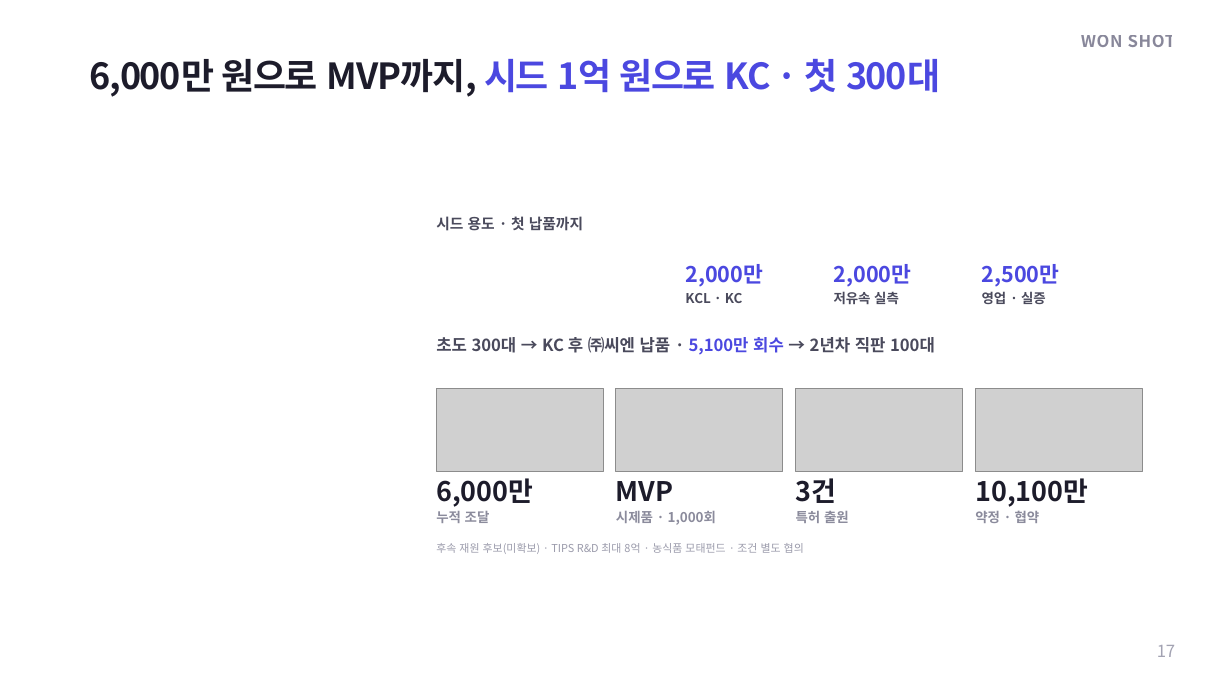
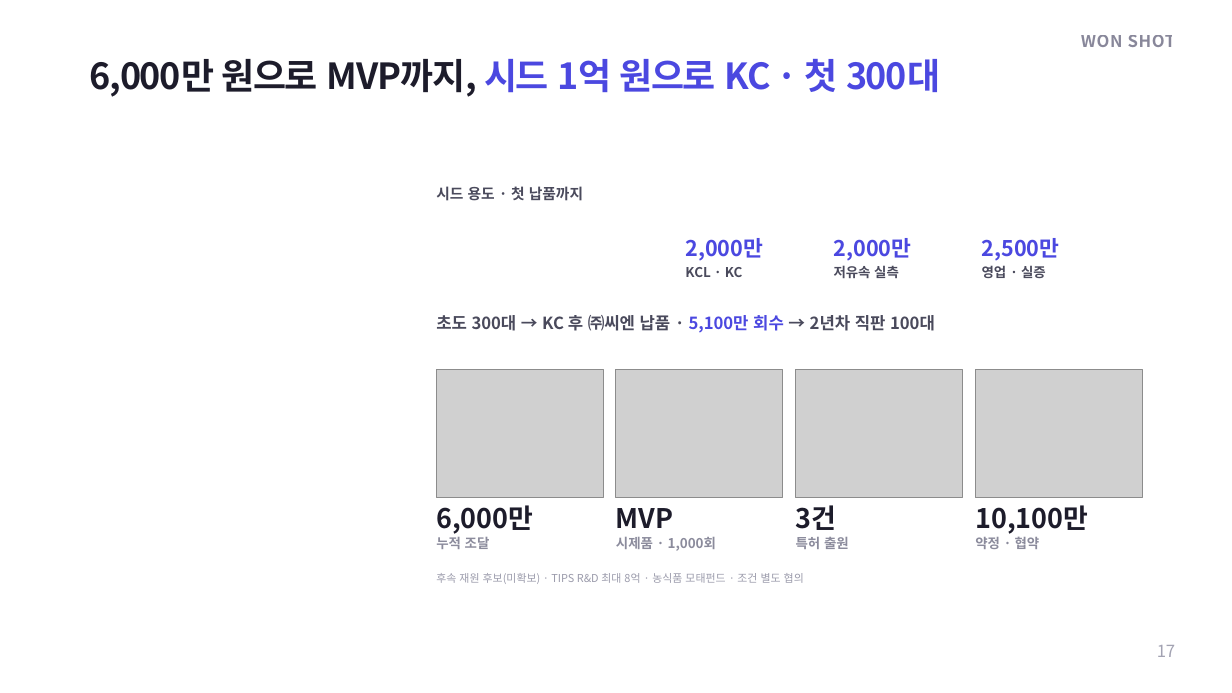
Before and after one commit to yhkwon2004/pet_test, a slide deck: slide 17 of export/INFU-RETRO_IR_WON-SHOT_editable.pptx. Drawn at 1232x693 pixels with LibreOffice and Linux fonts; fonts in the diff are those of the drawing; grey boxes stand for pictures; background and template pictures are left out. Boxes give left, top, right and bottom in pixels: in the first picture for what was removed or moved away, otherwise in the second. Text is boxed around its words. In the diff, an @@ line names an element or a change of style, - is before the commit and + after.

```diff
--- a/export/INFU-RETRO_IR_WON-SHOT_editable.pptx
+++ b/export/INFU-RETRO_IR_WON-SHOT_editable.pptx
@@ text "시드 용도 · 첫 납품까지": place and size @@
-text "시드 용도 · 첫 납품까지" at (436,216,583,231)
+text "시드 용도 · 첫 납품까지" at (436,186,583,201)
@@ 7 texts: place and size @@
-7 texts at (436,264,1060,355)
+7 texts at (436,238,1060,333)
@@ picture: place and size @@
-picture at (436,388,604,471)
+picture at (436,370,604,498)
@@ picture: place and size @@
-picture at (616,388,784,471)
+picture at (616,370,784,498)
@@ picture: place and size @@
-picture at (796,388,963,471)
+picture at (796,370,963,498)
@@ picture: place and size @@
-picture at (976,388,1143,471)
+picture at (976,370,1143,498)
@@ 8 texts: place and size @@
-8 texts at (436,478,1088,525)
+8 texts at (436,505,1088,551)
@@ text "후속 재원 후보(미확보) · TIPS ...": place and size @@
-text "후속 재원 후보(미확보) · TIPS ..." at (436,543,804,554)
+text "후속 재원 후보(미확보) · TIPS ..." at (436,573,804,584)
```
Also in this commit, not shown: 15 other slides changed, 3 other files.
